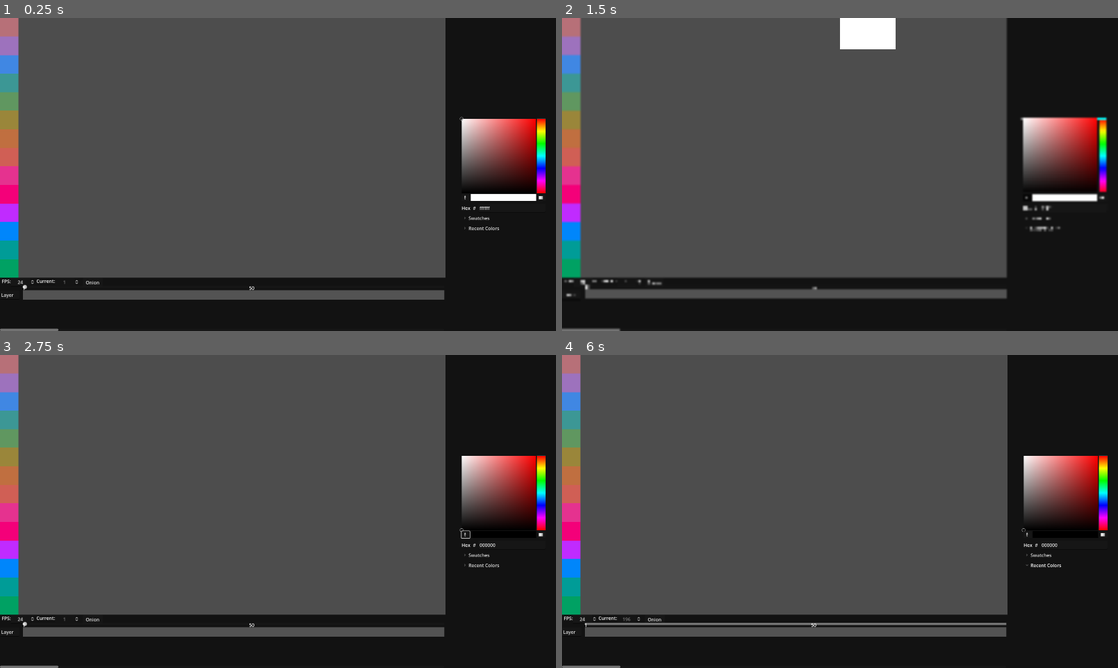
Above: before the commit, frames 1-4 (two rows, left to right).
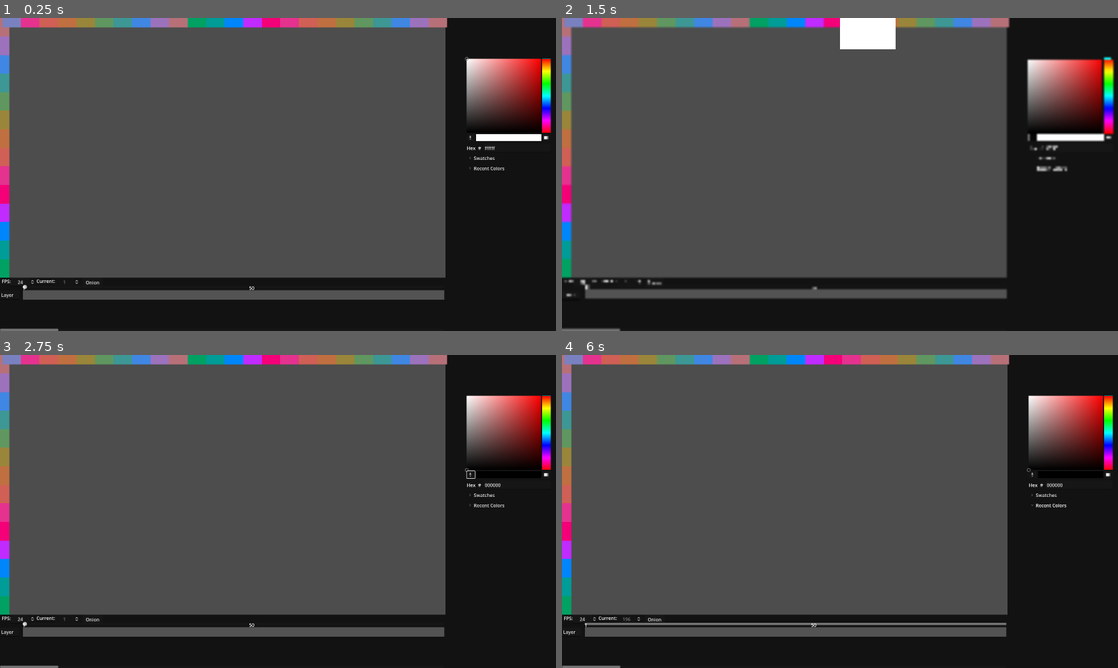
Above: after the commit, the same moments.

Repository: Drawsi/Anim
Game: Godot game, scene res://TSCN/Node2D.tscn
The game is run twice, just before and just after one commit, with the same random seed, the same clock (stepped at 60 frames per second) and the same inputs.
Inputs (mouse positions are in pixels of both pictures, inside the frame that each line leads up to; where the layout moved, square brackets give the same spot in the first picture):
- Up to frame 1 (0.25 s): no input
- Up to frame 2 (1.5 s): click "Onion" at 0.5 s; click (1034, 136) [1029, 196] at 1.25 s
- Up to frame 3 (2.75 s): click "Swatches" at 2 s
- Up to frame 4 (6 s): click "Recent Colors" at 2.75 s; click (589, 633) at 3.5 s; click (589, 633) at 4.25 s; click (595, 633) at 5.02 s; click (600, 633) at 5.77 s

The runs differ from the first frame. In frame 1, 10% of the frame differs, in the area x 0-100%, y 0-84%; in frame 2, 10%; in frame 3, 10%; in frame 4, 10%.

Commit message:
Version 1.3.9

Diff:
--- a/Scripts/Animation.gd
+++ b/Scripts/Animation.gd
@@ -12,7 +12,7 @@
 
 var is_frame_node
 var is_frame
-var le_onion = false
+var onion_on = false
 
 func _ready():
 	_sort_frames()
@@ -49,9 +49,8 @@
 	if is_frame_node and !is_frame:
 		is_frame_node.queue_free()
 
-
-func _on_onion_skin_toggled(_button_pressed):
-	le_onion = !le_onion
+func _on_onion_skin_pressed():
+	onion_on = !onion_on
 
 func _onionskin_pp():
 	var prev
@@ -63,16 +62,16 @@
 		var before = subview.find_child(str(Global.current_frame-k),true,false)
 		if before:
 			prev = before
-			print(prev)
 			break
 
 	for i in subview.get_children():
 		if i.name==str(Global.current_frame):
-			prev.visible = true
-			prev.set_modulate(Color('626fff'))
 			i.visible = true
 			i.set_process_input(true)
 			i.set_modulate(Color('ffffff'))
 		else:
 			i.visible = false
 			i.set_process_input(false)
+		if onion_on:
+			prev.visible = true
+			prev.set_modulate(Color('626fff'))
--- a/Scripts/TLayer.gd
+++ b/Scripts/TLayer.gd
@@ -15,9 +15,9 @@
 		pass
 
 func _input(_event):
-	var new = Input.is_action_just_pressed("new_frame")
-	var empty = Input.is_action_just_pressed("delete_frame")
-	if new:
+	var new_f = Input.is_action_just_pressed("new_frame")
+	var empty_f = Input.is_action_just_pressed("delete_frame")
+	if new_f:
 		$Spread.get_child(Global.current_frame-1).set_texture_normal(new)
-	if empty:
+	if empty_f:
 		$Spread.get_child(Global.current_frame-1).set_texture_normal(empty)
--- a/TSCN/Node2D.tscn
+++ b/TSCN/Node2D.tscn
@@ -1,5 +1,6 @@
-[gd_scene load_steps=7 format=3 uid="uid://dklkmi21ixg5k"]
-
+[gd_scene load_steps=8 format=3 uid="uid://dklkmi21ixg5k"]
+
+[ext_resource type="Script" path="res://TSCN/SubViewport.gd" id="3_luvj5"]
 [ext_resource type="Script" path="res://Scripts/MenuButton.gd" id="3_vfdue"]
 [ext_resource type="PackedScene" uid="uid://b238swtg4xiqq" path="res://TSCN/FrameView.tscn" id="4_0q5o4"]
 [ext_resource type="FontFile" uid="uid://bywegilh4yodo" path="res://IMPACT.TTF" id="4_wxax8"]
@@ -54,10 +55,10 @@
 anchor_top = 0.5
 anchor_right = 1.0
 anchor_bottom = 0.5
-offset_left = -120.0
-offset_top = -196.0
-offset_right = -32.0
-offset_bottom = 348.0
+offset_left = -272.0
+offset_top = -403.0
+offset_right = -14.0
+offset_bottom = 141.0
 grow_horizontal = 0
 grow_vertical = 2
 color_modes_visible = false
@@ -89,15 +90,26 @@
 Z-erase last line"
 
 [node name="DrawingArea" type="SubViewportContainer" parent="."]
-offset_left = 64.0
-offset_top = 64.0
+anchors_preset = 8
+anchor_left = 0.5
+anchor_top = 0.5
+anchor_right = 0.5
+anchor_bottom = 0.5
+offset_left = 32.0
+offset_top = 34.0
 offset_right = 1538.0
-offset_bottom = 896.0
+offset_bottom = 899.0
+grow_horizontal = 2
+grow_vertical = 2
+pivot_offset = Vector2(753, 414)
+size_flags_horizontal = 4
+size_flags_vertical = 4
 mouse_default_cursor_shape = 3
+script = ExtResource("3_luvj5")
 
 [node name="SubViewport" type="SubViewport" parent="DrawingArea"]
 handle_input_locally = false
-size = Vector2i(1474, 830)
+size = Vector2i(1506, 865)
 render_target_update_mode = 4
 
 [node name="1" parent="DrawingArea/SubViewport" instance=ExtResource("4_0q5o4")]
@@ -115,80 +127,215 @@
 anchors_preset = 15
 anchor_right = 1.0
 anchor_bottom = 1.0
+offset_right = -32.0
 offset_bottom = 8.0
 grow_horizontal = 2
 grow_vertical = 2
 theme_override_constants/separation = 0
 
 [node name="ColorRect" type="ColorRect" parent="Tools/VBoxContainer"]
-custom_minimum_size = Vector2(64, 64)
+custom_minimum_size = Vector2(32, 64)
 layout_mode = 2
 color = Color(0.717647, 0.439216, 0.470588, 1)
 
 [node name="ColorRect2" type="ColorRect" parent="Tools/VBoxContainer"]
-custom_minimum_size = Vector2(64, 64)
+custom_minimum_size = Vector2(32, 64)
 layout_mode = 2
 color = Color(0.615686, 0.447059, 0.741176, 1)
 
 [node name="ColorRect3" type="ColorRect" parent="Tools/VBoxContainer"]
-custom_minimum_size = Vector2(64, 64)
+custom_minimum_size = Vector2(32, 64)
 layout_mode = 2
 color = Color(0.25098, 0.529412, 0.890196, 1)
 
 [node name="ColorRect4" type="ColorRect" parent="Tools/VBoxContainer"]
-custom_minimum_size = Vector2(64, 64)
+custom_minimum_size = Vector2(32, 64)
 layout_mode = 2
 color = Color(0.235294, 0.592157, 0.584314, 1)
 
 [node name="ColorRect5" type="ColorRect" parent="Tools/VBoxContainer"]
-custom_minimum_size = Vector2(64, 64)
+custom_minimum_size = Vector2(32, 64)
 layout_mode = 2
 color = Color(0.376471, 0.592157, 0.376471, 1)
 
 [node name="ColorRect6" type="ColorRect" parent="Tools/VBoxContainer"]
-custom_minimum_size = Vector2(64, 64)
+custom_minimum_size = Vector2(32, 64)
 layout_mode = 2
 color = Color(0.603922, 0.52549, 0.227451, 1)
 
 [node name="ColorRect7" type="ColorRect" parent="Tools/VBoxContainer"]
-custom_minimum_size = Vector2(64, 64)
+custom_minimum_size = Vector2(32, 64)
 layout_mode = 2
 color = Color(0.752941, 0.435294, 0.25098, 1)
 
 [node name="ColorRect8" type="ColorRect" parent="Tools/VBoxContainer"]
-custom_minimum_size = Vector2(64, 64)
+custom_minimum_size = Vector2(32, 64)
 layout_mode = 2
 color = Color(0.815686, 0.372549, 0.333333, 1)
 
 [node name="ColorRect9" type="ColorRect" parent="Tools/VBoxContainer"]
-custom_minimum_size = Vector2(64, 64)
+custom_minimum_size = Vector2(32, 64)
 layout_mode = 2
 color = Color(0.898039, 0.196078, 0.560784, 1)
 
 [node name="ColorRect10" type="ColorRect" parent="Tools/VBoxContainer"]
-custom_minimum_size = Vector2(64, 64)
+custom_minimum_size = Vector2(32, 64)
 layout_mode = 2
 color = Color(0.956863, 0, 0.47451, 1)
 
 [node name="ColorRect11" type="ColorRect" parent="Tools/VBoxContainer"]
-custom_minimum_size = Vector2(64, 64)
+custom_minimum_size = Vector2(32, 64)
 layout_mode = 2
 color = Color(0.752941, 0.168627, 1, 1)
 
 [node name="ColorRect12" type="ColorRect" parent="Tools/VBoxContainer"]
-custom_minimum_size = Vector2(64, 64)
+custom_minimum_size = Vector2(32, 64)
 layout_mode = 2
 color = Color(0, 0.52549, 0.984314, 1)
 
 [node name="ColorRect13" type="ColorRect" parent="Tools/VBoxContainer"]
-custom_minimum_size = Vector2(64, 64)
+custom_minimum_size = Vector2(32, 64)
 layout_mode = 2
 color = Color(0, 0.611765, 0.592157, 1)
 
 [node name="ColorRect14" type="ColorRect" parent="Tools/VBoxContainer"]
-custom_minimum_size = Vector2(64, 64)
+custom_minimum_size = Vector2(32, 64)
 layout_mode = 2
 color = Color(0, 0.631373, 0.388235, 1)
+
+[node name="VBoxContainer2" type="HBoxContainer" parent="Tools"]
+layout_mode = 1
+anchors_preset = 15
+anchor_right = 1.0
+anchor_bottom = 1.0
+offset_left = 1544.0
+offset_top = 32.0
+offset_right = 3016.0
+offset_bottom = -824.0
+grow_horizontal = 2
+grow_vertical = 2
+rotation = -3.14159
+theme_override_constants/separation = 0
+
+[node name="ColorRect" type="ColorRect" parent="Tools/VBoxContainer2"]
+custom_minimum_size = Vector2(64, 32)
+layout_mode = 2
+color = Color(0.717647, 0.439216, 0.470588, 1)
+
+[node name="ColorRect2" type="ColorRect" parent="Tools/VBoxContainer2"]
+custom_minimum_size = Vector2(64, 32)
+layout_mode = 2
+color = Color(0.615686, 0.447059, 0.741176, 1)
+
+[node name="ColorRect3" type="ColorRect" parent="Tools/VBoxContainer2"]
+custom_minimum_size = Vector2(64, 32)
+layout_mode = 2
+color = Color(0.25098, 0.529412, 0.890196, 1)
+
+[node name="ColorRect4" type="ColorRect" parent="Tools/VBoxContainer2"]
+custom_minimum_size = Vector2(64, 32)
+layout_mode = 2
+color = Color(0.235294, 0.592157, 0.584314, 1)
+
+[node name="ColorRect5" type="ColorRect" parent="Tools/VBoxContainer2"]
+custom_minimum_size = Vector2(64, 32)
+layout_mode = 2
+color = Color(0.376471, 0.592157, 0.376471, 1)
+
+[node name="ColorRect6" type="ColorRect" parent="Tools/VBoxContainer2"]
+custom_minimum_size = Vector2(64, 32)
+layout_mode = 2
+color = Color(0.603922, 0.52549, 0.227451, 1)
+
+[node name="ColorRect7" type="ColorRect" parent="Tools/VBoxContainer2"]
+custom_minimum_size = Vector2(64, 32)
+layout_mode = 2
+color = Color(0.752941, 0.435294, 0.25098, 1)
+
+[node name="ColorRect8" type="ColorRect" parent="Tools/VBoxContainer2"]
+custom_minimum_size = Vector2(64, 32)
+layout_mode = 2
+color = Color(0.815686, 0.372549, 0.333333, 1)
+
+[node name="ColorRect9" type="ColorRect" parent="Tools/VBoxContainer2"]
+custom_minimum_size = Vector2(64, 32)
+layout_mode = 2
+color = Color(0.898039, 0.196078, 0.560784, 1)
+
+[node name="ColorRect10" type="ColorRect" parent="Tools/VBoxContainer2"]
+custom_minimum_size = Vector2(64, 32)
+layout_mode = 2
+color = Color(0.956863, 0, 0.47451, 1)
+
+[node name="ColorRect11" type="ColorRect" parent="Tools/VBoxContainer2"]
+custom_minimum_size = Vector2(64, 32)
+layout_mode = 2
+color = Color(0.752941, 0.168627, 1, 1)
+
+[node name="ColorRect12" type="ColorRect" parent="Tools/VBoxContainer2"]
+custom_minimum_size = Vector2(64, 32)
+layout_mode = 2
+color = Color(0, 0.52549, 0.984314, 1)
+
+[node name="ColorRect13" type="ColorRect" parent="Tools/VBoxContainer2"]
+custom_minimum_size = Vector2(64, 32)
+layout_mode = 2
+color = Color(0, 0.611765, 0.592157, 1)
+
+[node name="ColorRect14" type="ColorRect" parent="Tools/VBoxContainer2"]
+custom_minimum_size = Vector2(64, 32)
+layout_mode = 2
+color = Color(0, 0.631373, 0.388235, 1)
+
+[node name="ColorRect15" type="ColorRect" parent="Tools/VBoxContainer2"]
+custom_minimum_size = Vector2(64, 32)
+layout_mode = 2
+color = Color(0.717647, 0.439216, 0.470588, 1)
+
+[node name="ColorRect16" type="ColorRect" parent="Tools/VBoxContainer2"]
+custom_minimum_size = Vector2(64, 32)
+layout_mode = 2
+color = Color(0.615686, 0.447059, 0.741176, 1)
+
+[node name="ColorRect17" type="ColorRect" parent="Tools/VBoxContainer2"]
+custom_minimum_size = Vector2(64, 32)
+layout_mode = 2
+color = Color(0.25098, 0.529412, 0.890196, 1)
+
+[node name="ColorRect18" type="ColorRect" parent="Tools/VBoxContainer2"]
+custom_minimum_size = Vector2(64, 32)
+layout_mode = 2
+color = Color(0.235294, 0.592157, 0.584314, 1)
+
+[node name="ColorRect19" type="ColorRect" parent="Tools/VBoxContainer2"]
+custom_minimum_size = Vector2(64, 32)
+layout_mode = 2
+color = Color(0.376471, 0.592157, 0.376471, 1)
+
+[node name="ColorRect20" type="ColorRect" parent="Tools/VBoxContainer2"]
+custom_minimum_size = Vector2(64, 32)
+layout_mode = 2
+color = Color(0.603922, 0.52549, 0.227451, 1)
+
+[node name="ColorRect21" type="ColorRect" parent="Tools/VBoxContainer2"]
+custom_minimum_size = Vector2(64, 32)
+layout_mode = 2
+color = Color(0.752941, 0.435294, 0.25098, 1)
+
+[node name="ColorRect22" type="ColorRect" parent="Tools/VBoxContainer2"]
+custom_minimum_size = Vector2(64, 32)
+layout_mode = 2
+color = Color(0.815686, 0.372549, 0.333333, 1)
+
+[node name="ColorRect23" type="ColorRect" parent="Tools/VBoxContainer2"]
+custom_minimum_size = Vector2(64, 32)
+layout_mode = 2
+color = Color(0.898039, 0.196078, 0.560784, 1)
+
+[node name="ColorRect24" type="ColorRect" parent="Tools/VBoxContainer2"]
+custom_minimum_size = Vector2(64, 32)
+layout_mode = 2
+color = Color(0.478431, 0.505882, 0.752941, 1)
 
 [node name="Animation" type="Control" parent="."]
 layout_mode = 3
@@ -282,4 +429,4 @@
 
 [connection signal="confirmed" from="Brush_Settings/MenuButton/FileDialog" to="Brush_Settings/MenuButton" method="_on_file_dialog_confirmed"]
 [connection signal="timeout" from="Animation/PlayAnim" to="." method="_on_timer_timeout"]
-[connection signal="toggled" from="Animation/TimelineSettings/OnionSkin" to="Animation" method="_on_onion_skin_toggled"]
+[connection signal="pressed" from="Animation/TimelineSettings/OnionSkin" to="Animation" method="_on_onion_skin_pressed"]
--- /dev/null
+++ b/TSCN/SubViewport.gd
@@ -0,0 +1,12 @@
+extends SubViewportContainer
+
+var zoom_min_max = 1
+
+func _input(event):
+	if event is InputEventMouseButton:
+		if event.button_index == MOUSE_BUTTON_WHEEL_UP and event.pressed:
+			zoom_min_max=clamp(zoom_min_max+0.1, 0.1, 5.0)
+		if event.button_index == MOUSE_BUTTON_WHEEL_DOWN and event.pressed:
+			zoom_min_max=clamp(zoom_min_max-0.1, 0.1, 5.0)
+		self.scale = Vector2(zoom_min_max,zoom_min_max)
+	print(self.scale)
